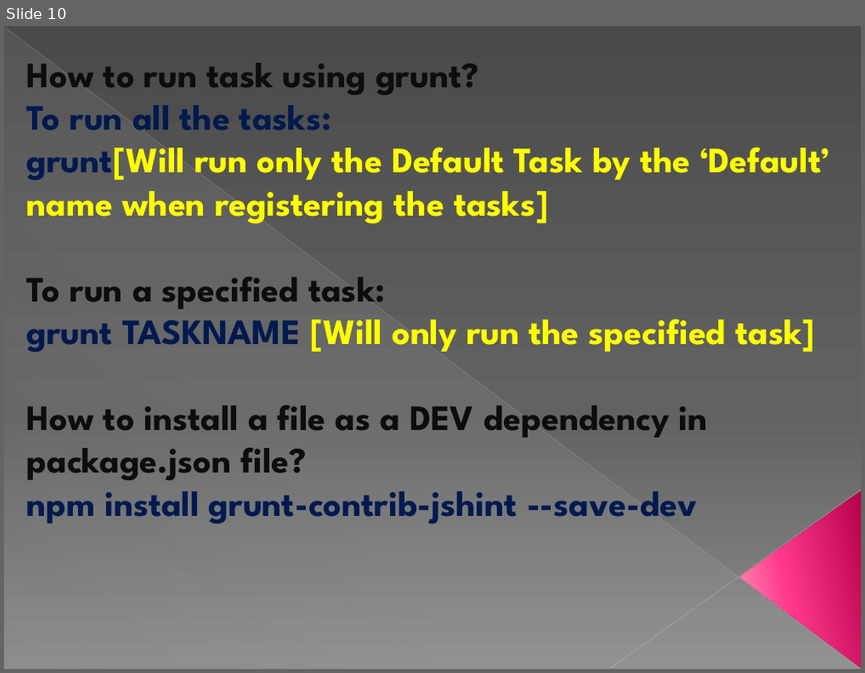
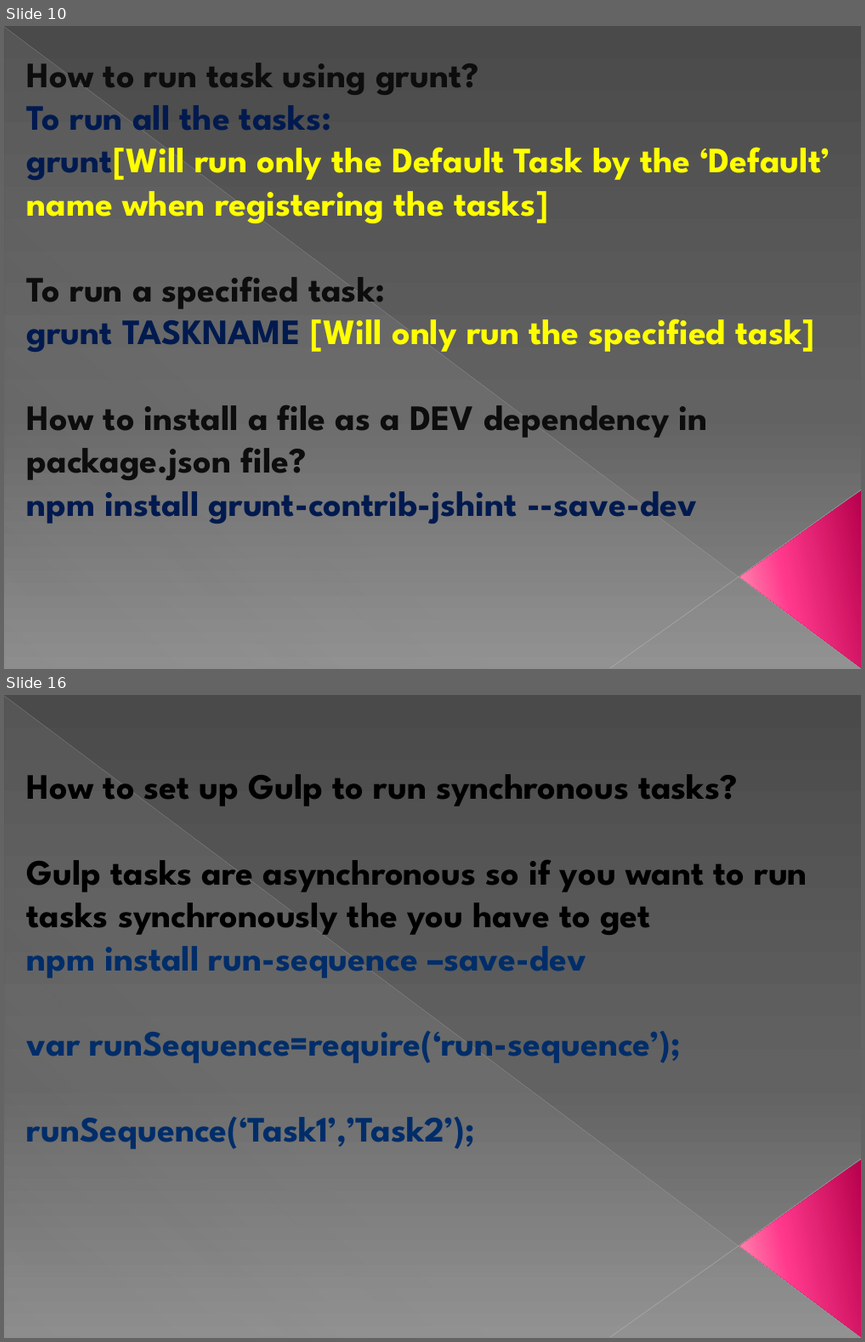
Before and after one commit to Gaurav-Balyan/HTML-Tools, a slide deck: HTML_Tools.pptx. Shown one above the other, each under a label of ours: slide 10 before the commit, slides 10 and 16 after it; the slides between them are not shown. The pictures are 865x673 and 865x1342 pixels, drawn with LibreOffice and Linux fonts; fonts in the diff are those of the drawing. Boxes give left, top, right and bottom in pixels: in the first picture for what was removed or moved away, otherwise in the second. Text is boxed around its words. In the diff, an @@ line names an element or a change of style, - is before the commit and + after.

```diff
--- a/HTML_Tools.pptx
+++ b/HTML_Tools.pptx
@@ slide 16 added at [4, 695, 861, 1338], background gradient #4A4A4A to #626262 to #8C8C8C; not listed: 4 template elements that a slide beside it also shows @@
@@ subtitle added at [27, 774, 806, 1149], 30 pt, text #000000, bold @@
+How to set up Gulp to run synchronous tasks?
+Gulp tasks are asynchronous so if you want to run tasks synchronously the you have to get
+npm install run-sequence –save-dev
+var runSequence=require(‘run-sequence’);
+runSequence(‘Task1’,’Task2’);
```
Also in this commit, not shown: 3 slides changed, 8 other slides added.
